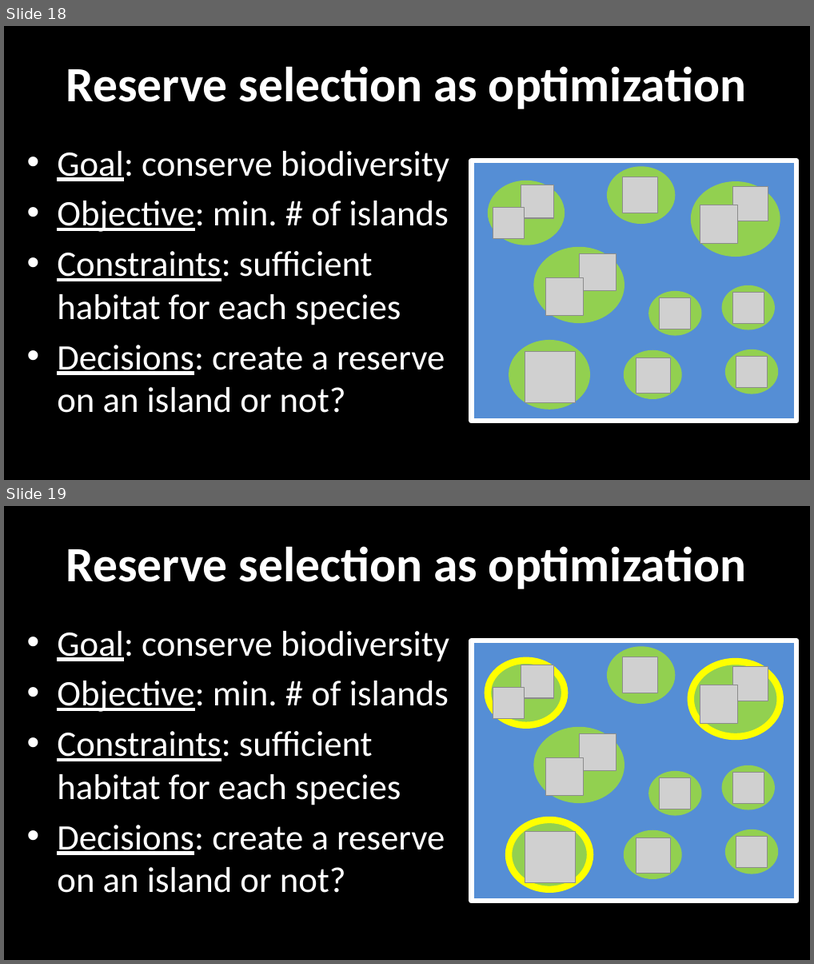
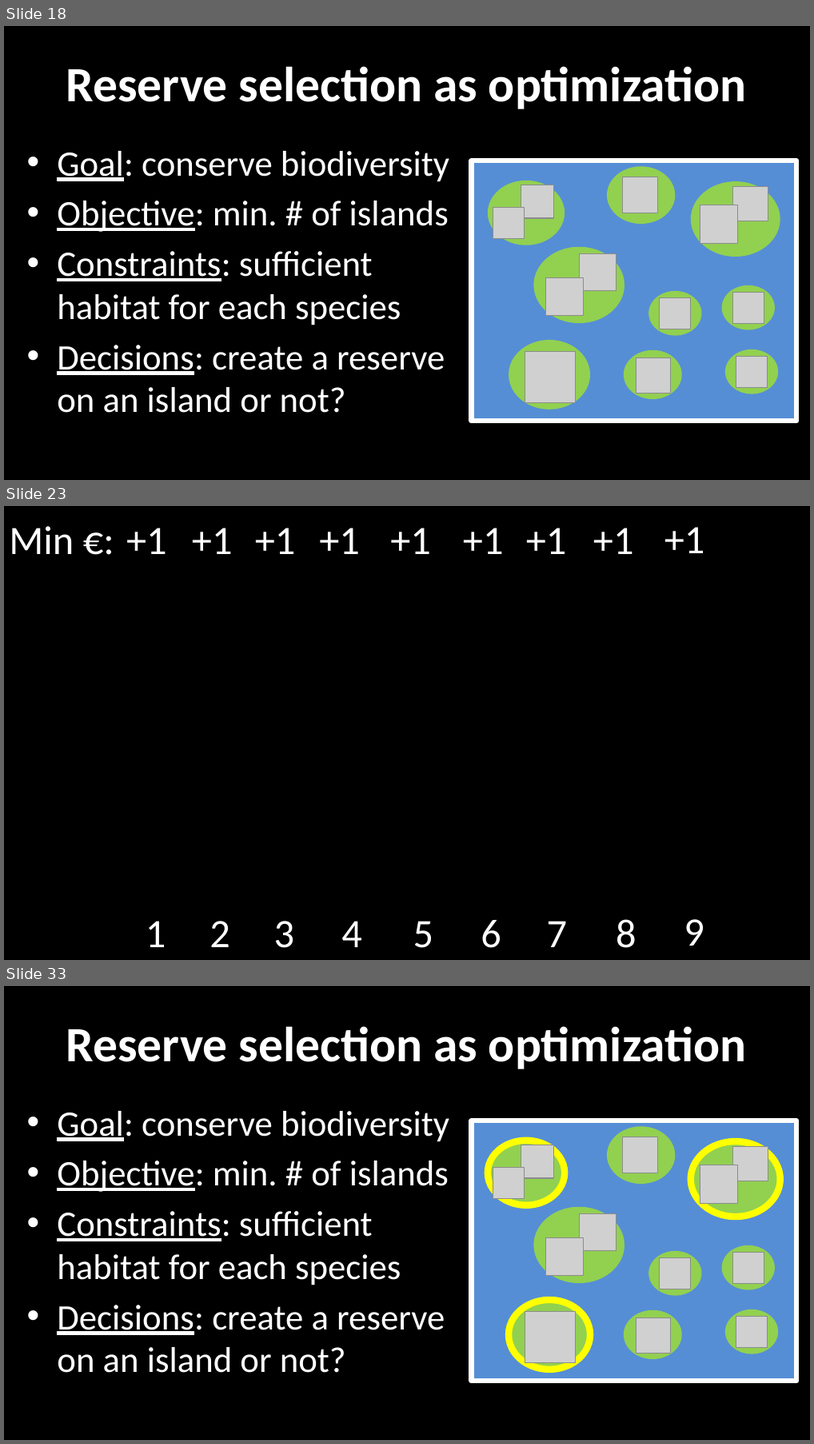
Before and after one commit to prioritizr/massey-workshop, a slide deck: slides_day-1.pptx. Shown one above the other, each under a label of ours: slides 18 and 19 before the commit, slides 18, 23 and 33 after it; the slides between them are not shown. The pictures are 814x964 and 814x1444 pixels, drawn with LibreOffice and Linux fonts; fonts in the diff are those of the drawing; grey boxes stand for pictures. Boxes give left, top, right and bottom in pixels: in the first picture for what was removed or moved away, otherwise in the second. Text is boxed around its words. In the diff, an @@ line names an element or a change of style, - is before the commit and + after.

```diff
--- a/slides_day-1.pptx
+++ b/slides_day-1.pptx
@@ slide 23 added at (4, 506, 810, 960), background #000000 @@
@@ text added at (9, 526, 74, 554), 36 pt, text #FFFFFF @@
+Min €:
@@ text added at (126, 528, 167, 554), 36 pt, text #FFFFFF @@
++1
@@ text added at (192, 528, 233, 554), 36 pt, text #FFFFFF @@
++1
@@ text added at (255, 528, 296, 554), 36 pt, text #FFFFFF @@
++1
@@ text added at (319, 528, 360, 554), 36 pt, text #FFFFFF @@
++1
@@ text added at (390, 528, 431, 554), 36 pt, text #FFFFFF @@
++1
@@ text added at (463, 528, 504, 554), 36 pt, text #FFFFFF @@
++1
@@ text added at (526, 528, 567, 554), 36 pt, text #FFFFFF @@
++1
@@ text added at (594, 528, 634, 554), 36 pt, text #FFFFFF @@
++1
@@ text added at (665, 527, 706, 553), 36 pt, text #FFFFFF @@
++1
@@ group added at (146, 919, 705, 948): 9 texts @@
+1
+2
+3
+4
+5
+6
+7
+8
+9
@@ what was slide 19 is now slide 33 @@
```
Also in this commit, not shown: 13 other slides added.
